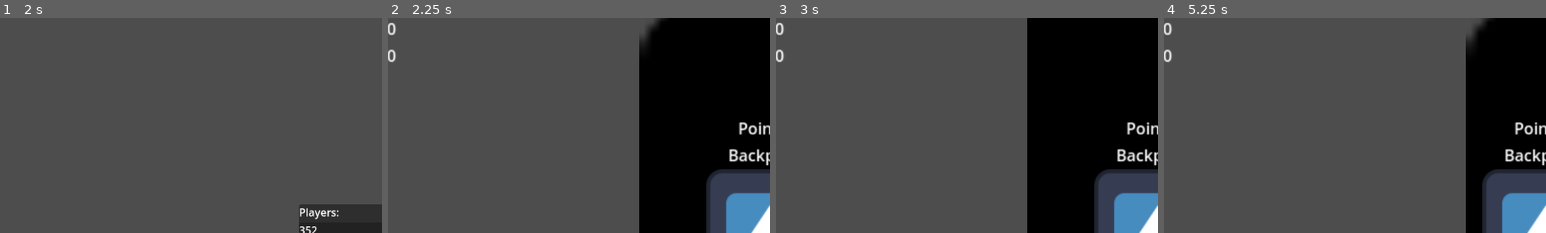
Above: before the commit, frames 1-4 (left to right).
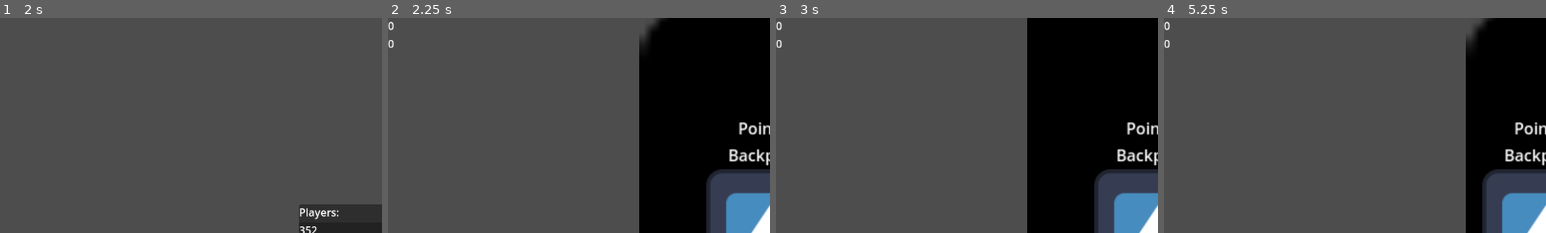
Above: after the commit, the same moments.

Repository: Milwer7/Tiamat-Studios-Game
Game: Godot game, scene res://scenes/lobby.tscn
Same seed, same stepped clock (60 frames per second), same inputs: the game is played once before the commit and once after it. The engine's default icon, where the game draws it, is replaced by a stand-in: a white triangle on a blue panel in a dark square.
Inputs:
- Up to frame 1 (2 s): tap Enter at 0.5 s; hold D (move_right) 0.53-1.25 s; tap E (pick) at 0.6 s; click "Host" at 1.25 s
- Up to frame 2 (2.25 s): click "Ready" at 2 s
- Up to frame 3 (3 s): tap Space at 2.75 s; hold S (move_down) from 2.78 s (still down); tap E (pick) at 2.85 s
- Up to frame 4 (5.25 s): release S (move_down) at 3.53 s; hold D (move_right) 3.53-4.28 s; tap E (pick) at 3.6, 4.35, 5.1 s; tap Enter at 4.25 s; hold W (move_up) 4.28-5.03 s; hold A (move_left) from 5.03 s (still down)
The pictures show only the part of the screen within x 0-50%, y 0-50%; the shares and areas given below are measured in that part.

Frame 1 is identical in both runs. In frame 2, 0.2% of the frame differs, in the area x 0-3%, y 1-21%; in frame 3, 0.2%; in frame 4, 0.2%.
Error in both runs: Cannot call method 'get_unique_id' on a null value. (res://scripts/lobby.gd:97)

Commit message:
feat(Scores): score table added

Diff:
--- a/project.godot
+++ b/project.godot
@@ -18,6 +18,7 @@
 [autoload]
 
 Game="*res://scripts/game.gd"
+Debug="*res://scripts/debug.gd"
 
 [display]
 
--- a/scenes/Player.tscn
+++ b/scenes/Player.tscn
@@ -1,18 +1,12 @@
-[gd_scene load_steps=7 format=3 uid="uid://cs8sfu7xg4qbp"]
+[gd_scene load_steps=5 format=3 uid="uid://cs8sfu7xg4qbp"]
 
 [ext_resource type="Script" path="res://scripts/player.gd" id="1_jd037"]
 [ext_resource type="Texture2D" uid="uid://dbyqqjm6xqy8h" path="res://icon.svg" id="2_o4b0t"]
-[ext_resource type="PackedScene" uid="uid://b7uetxanp4guo" path="res://scenes/Scores.tscn" id="3_oeh6k"]
 
 [sub_resource type="CapsuleShape2D" id="CapsuleShape2D_y08x6"]
 
 [sub_resource type="CircleShape2D" id="CircleShape2D_rfwvt"]
 radius = 74.0608
-
-[sub_resource type="SceneReplicationConfig" id="SceneReplicationConfig_njru8"]
-properties/0/path = NodePath(".:points")
-properties/0/spawn = true
-properties/0/sync = true
 
 [node name="Player" type="CharacterBody2D" groups=["Player"]]
 script = ExtResource("1_jd037")
@@ -29,10 +23,6 @@
 
 [node name="CollisionShape2D" type="CollisionShape2D" parent="CollectionArea"]
 shape = SubResource("CircleShape2D_rfwvt")
-
-[node name="MultiplayerSynchronizer" type="MultiplayerSynchronizer" parent="."]
-replication_interval = 1.0
-replication_config = SubResource("SceneReplicationConfig_njru8")
 
 [node name="Label" type="Label" parent="."]
 offset_left = -42.0
@@ -55,12 +45,5 @@
 [node name="CharacterCamera" type="Camera2D" parent="."]
 zoom = Vector2(1.5, 1.5)
 
-[node name="Scores" parent="CharacterCamera" instance=ExtResource("3_oeh6k")]
-visible = false
-offset_left = -385.0
-offset_top = -217.0
-offset_right = -312.0
-offset_bottom = -161.0
-
 [connection signal="area_entered" from="CollectionArea" to="." method="_on_collection_area_area_entered"]
 [connection signal="area_exited" from="CollectionArea" to="." method="_on_collection_area_area_exited"]
--- a/scenes/main.tscn
+++ b/scenes/main.tscn
@@ -1,10 +1,11 @@
-[gd_scene load_steps=5 format=3 uid="uid://3cyyxuum5qkw"]
+[gd_scene load_steps=7 format=3 uid="uid://3cyyxuum5qkw"]
 
 [ext_resource type="Script" path="res://scripts/main.gd" id="1_cu8gd"]
 [ext_resource type="Texture2D" uid="uid://dbyqqjm6xqy8h" path="res://icon.svg" id="1_ohyqu"]
 [ext_resource type="PackedScene" uid="uid://cs8sfu7xg4qbp" path="res://scenes/Player.tscn" id="2_pcwyn"]
 [ext_resource type="PackedScene" uid="uid://1rsjd4d8tfpq" path="res://scenes/collectable.tscn" id="4_roa2v"]
-[ext_resource type="PackedScene" uid="uid://dixuesvp6c3gp" path="res://scenes/deposit.tscn" id="5_22m16"]
+[ext_resource type="PackedScene" uid="uid://dulc5e1gagkko" path="res://scenes/deposit.tscn" id="5_22m16"]
+[ext_resource type="PackedScene" uid="uid://b7uetxanp4guo" path="res://scenes/Scores.tscn" id="6_ck8xy"]
 
 [node name="Main" type="Node2D"]
 script = ExtResource("1_cu8gd")
@@ -41,3 +42,7 @@
 
 [node name="MultiplayerSpawner" type="MultiplayerSpawner" parent="."]
 spawn_path = NodePath("../Players")
+
+[node name="CanvasLayer" type="CanvasLayer" parent="."]
+
+[node name="Scores" parent="CanvasLayer" instance=ExtResource("6_ck8xy")]
--- a/scripts/collectable.gd
+++ b/scripts/collectable.gd
@@ -3,6 +3,6 @@
 
 @export var value = 1
 
-@rpc("call_local", "reliable")
+@rpc("call_local", "reliable", "any_peer")
 func destroy():
 	queue_free()
--- /dev/null
+++ b/scripts/debug.gd
@@ -0,0 +1,19 @@
+extends Node
+
+@onready var container = VBoxContainer.new()
+
+func _ready() -> void:
+	add_child(container)
+
+func print(message: Variant) -> void:
+	if not multiplayer.multiplayer_peer is OfflineMultiplayerPeer:
+		print_rich("[b]%s:[/b] " % (("Server") if multiplayer.is_server() else "Client"), message)
+	else:
+		print(message)
+	var label = Label.new()
+	label.text = str(message)
+	container.add_child(label)
+	container.move_child(label, 0)
+	await get_tree().create_timer(2).timeout
+	container.remove_child(label)
+	label.queue_free()
--- a/scripts/game.gd
+++ b/scripts/game.gd
@@ -2,3 +2,4 @@
 
 # [ id ]
 var players: Array = []
+var player_nodes = {}
--- a/scripts/main.gd
+++ b/scripts/main.gd
@@ -3,6 +3,7 @@
 @export var player_scene: PackedScene
 @onready var players = $Players
 @onready var markers = $Markers
+@onready var scores = $CanvasLayer/Scores
 
 func _ready():
 	Game.players.sort()
@@ -15,4 +16,10 @@
 		player.name = str(id)
 		player.global_position = marker.global_position
 		players.add_child(player)
+		player.scores_updated.connect(on_scores_updated)
 		player.init(id)
+
+		Game.player_nodes[id] = player
+
+func on_scores_updated():
+	scores.update_tables()
--- a/scripts/player.gd
+++ b/scripts/player.gd
@@ -11,19 +11,18 @@
 @onready var deposit_delay = $depositDelay
 @onready var label_2 = $Label2
 @onready var character_camera = $CharacterCamera
-@onready var scores = $CharacterCamera/Scores
 
 var is_on_deposit_zone = false
 var move_input = 0
 var collectables : Array = []
 var collected : Array = []
 
+signal scores_updated
 
 func init(id):
 	set_multiplayer_authority(id)
 	name = str(id)
 	if is_multiplayer_authority():
-		scores.visible = true
 		character_camera.make_current()
 
 func _ready_():
@@ -65,7 +64,7 @@
 @rpc("call_local", "reliable")
 func send_points(value):
 	points = value
-#	scores.update_tables() # TODO: Fix scores
+	scores_updated.emit() # TODO: Fix scores
 	label_2.text = "Points: " + str(points)
 
 @rpc("call_local", "reliable")
--- a/scripts/scores.gd
+++ b/scripts/scores.gd
@@ -6,7 +6,7 @@
 	var players_size = id_list.size()
 	var j = 0
 	for i in id_list:
-		var player = "player i?"
+		var player = Game.player_nodes[i]
 		var label = self.get_child(j)
-		label.text = player.points
+		label.text = str(player.points)
 		j += 1
Not shown: 1 places in scenes/deposit.tscn that only renumber resources
